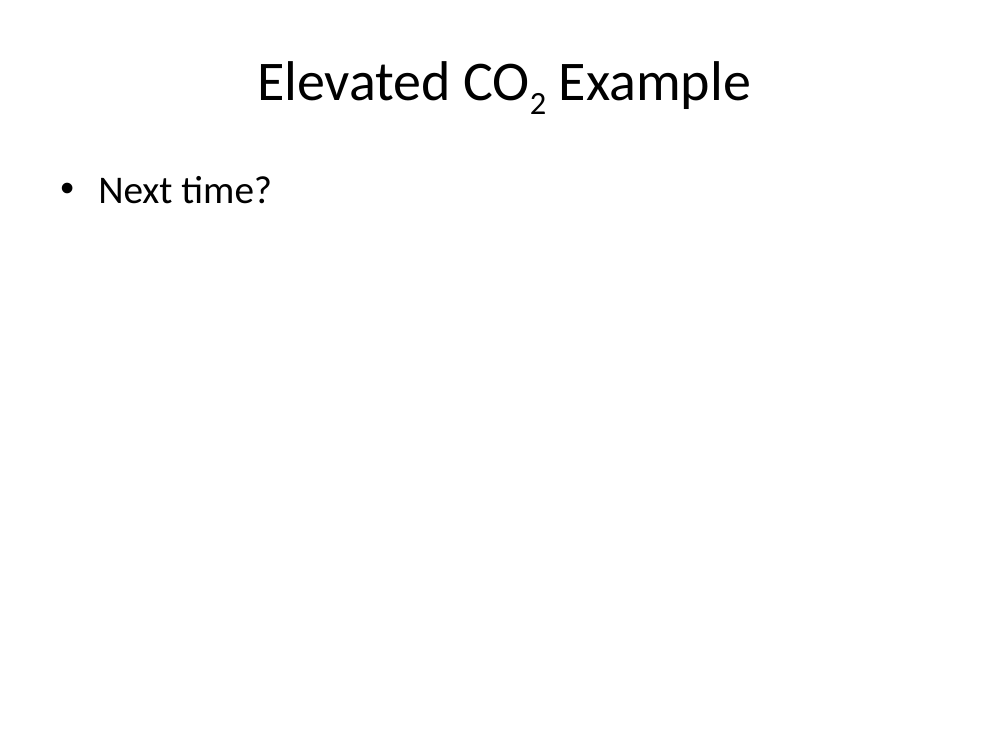
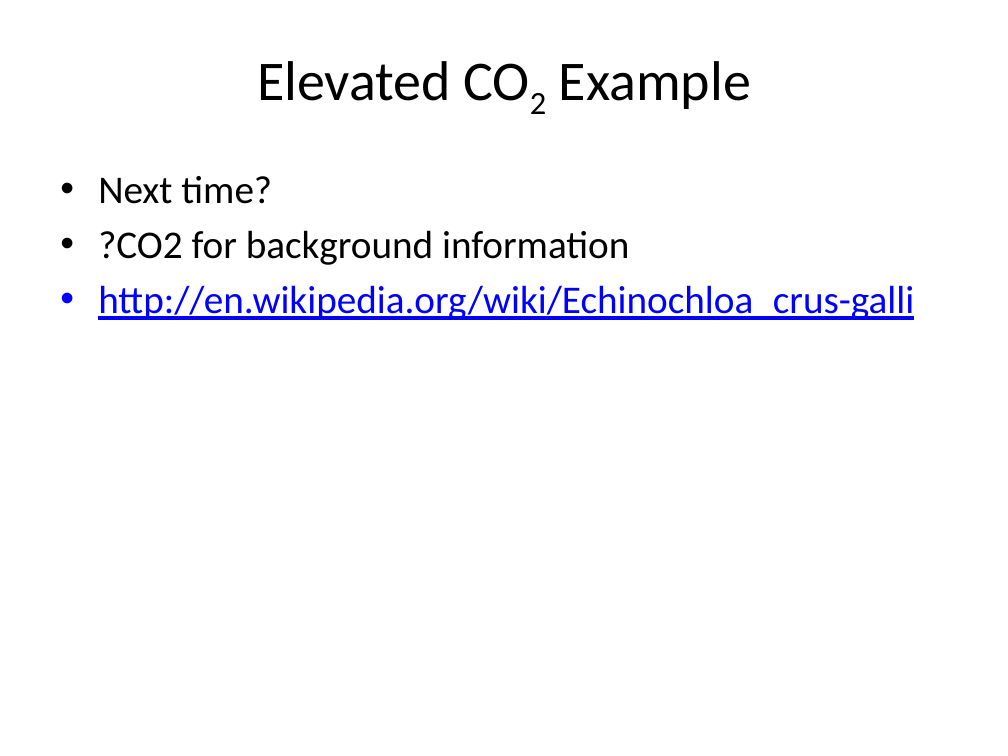
Before and after one commit to cmgienger/6-2WayANOVA, a slide deck: slide 21 of 6-2Way_ANOVA.pptx (slide 22 before the commit). Drawn at 1008x756 pixels with LibreOffice and Linux fonts; fonts in the diff are those of the drawing. Boxes give left, top, right and bottom in pixels: in the first picture for what was removed or moved away, otherwise in the second. Text is boxed around its words. In the diff, an @@ line names an element or a change of style, - is before the commit and + after.

```diff
--- a/6-2Way_ANOVA.pptx
+++ b/6-2Way_ANOVA.pptx
@@ text at (x1=98, y1=230, x2=914, y2=320): paragraphs added @@
+• ?CO2 for background information
+• http://en.wikipedia.org/wiki/Echinochloa_crus-galli
```
Also in this commit, not shown: 6 other slides changed, 1 slide removed, 3 other files.
